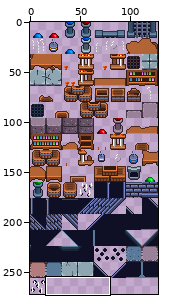
File history of a sprite sheet, assets/images/spritesheets/level-0.png. Above: a wide view before the commit, with the close-up outlined.
Close-up. First the earlier version:
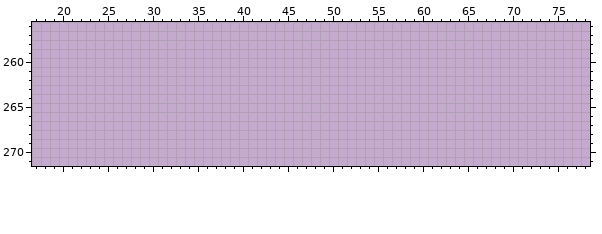
The file is 128x272 pixels. Shown: x 17..78, y 256..271.
Now the later version:
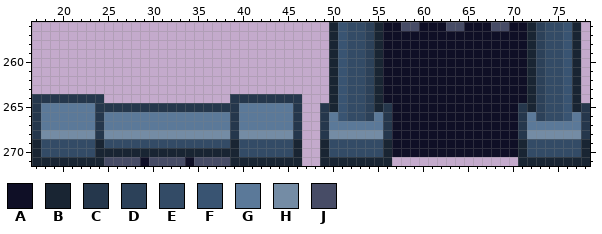
Palette (. is transparent): A #0f0f26  B #192533  C #25374c  D #2c4159  E #334b66  F #395472  G #5b7999  H #748ca5  J #474c66
Changes in this commit:
@@ x 17..78 @@
-256 ..............................................................
-257 ..............................................................
-258 ..............................................................
-259 ..............................................................
-260 ..............................................................
-261 ..............................................................
-262 ..............................................................
-263 ..............................................................
-264 ..............................................................
-265 ..............................................................
-266 ..............................................................
-267 ..............................................................
-268 ..............................................................
-269 ..............................................................
-270 ..............................................................
-271 ..............................................................
+256 .................................BFEEDBAAJJAAAJJAAAJJAABDEEFB.
+257 .................................BFEEDBAAAAAAAAAAAAAAAABDEEFB.
+258 .................................BFEEDBAAAAAAAAAAAAAAAABDEEFB.
+259 .................................BFEEDBAAAAAAAAAAAAAAAABDEEFB.
+260 .................................BFEEDBAAAAAAAAAAAAAAAABDEEFB.
+261 .................................BFEEDBAAAAAAAAAAAAAAAABDEEFB.
+262 .................................BFEEDBAAAAAAAAAAAAAAAABDEEFB.
+263 .................................BFEEDBAAAAAAAAAAAAAAAABDEEFB.
+264 CCCCCCCC..............CCCCCCCC...BFEEDBAAAAAAAAAAAAAAAABDEEFB.
+265 CGGGGGGCCCCCCCCCCCCCCCCGGGGGGC..CBFEEDBCAAAAAAAAAAAAAACBDEEFBC
+266 CGGGGGGCGGGGGGGGGGGGGGCGGGGGGC..CGFEEDGCAAAAAAAAAAAAAACGDEEFGC
+267 CGGGGGGCGGGGGGGGGGGGGGCGGGGGGC..CGGGGGGCAAAAAAAAAAAAAACGGGGGGC
+268 CHHHHHHCHHHHHHHHHHHHHHCHHHHHHC..CHHHHHHCAAAAAAAAAAAAAACHHHHHHC
+269 BEEEEEEBEEEEEEEEEEEEEEBEEEEEEB..BEEEEEEBAAAAAAAAAAAAAABEEEEEEB
+270 BEEEEEEBBBBBBBBBBBBBBBBEEEEEEB..BEEEEEEBAAAAAAAAAAAAAABEEEEEEB
+271 BBBBBBBBJJJJAJJJJAJJJJBBBBBBBB..BBBBBBBB..............BBBBBBBB
